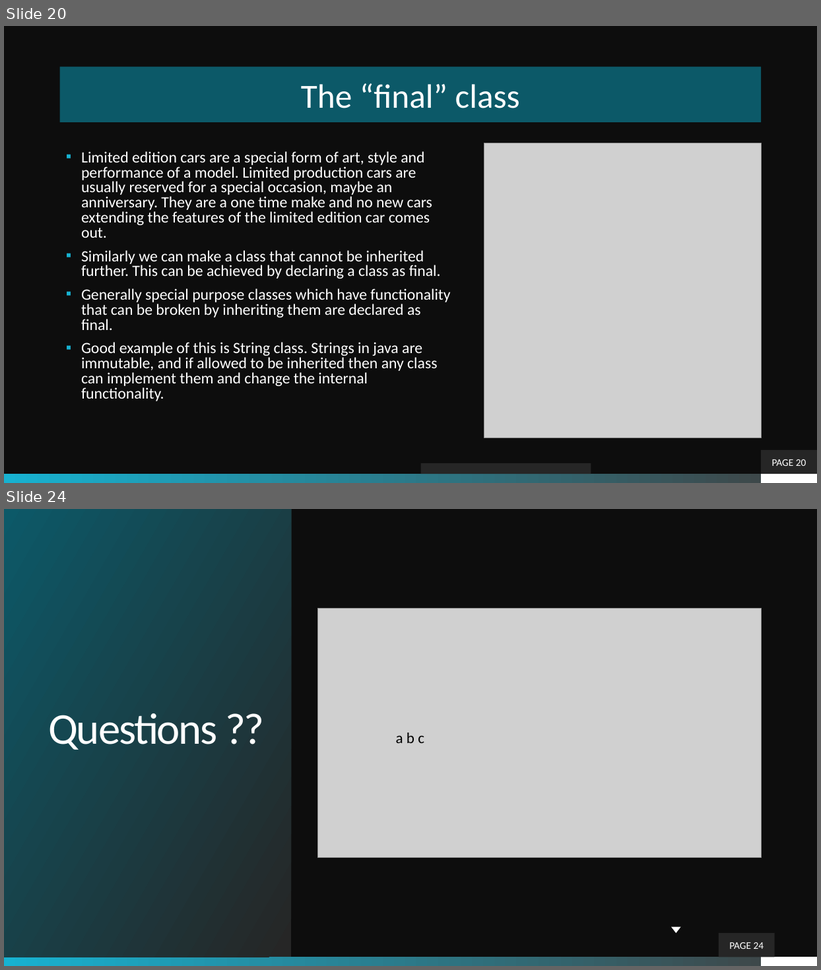
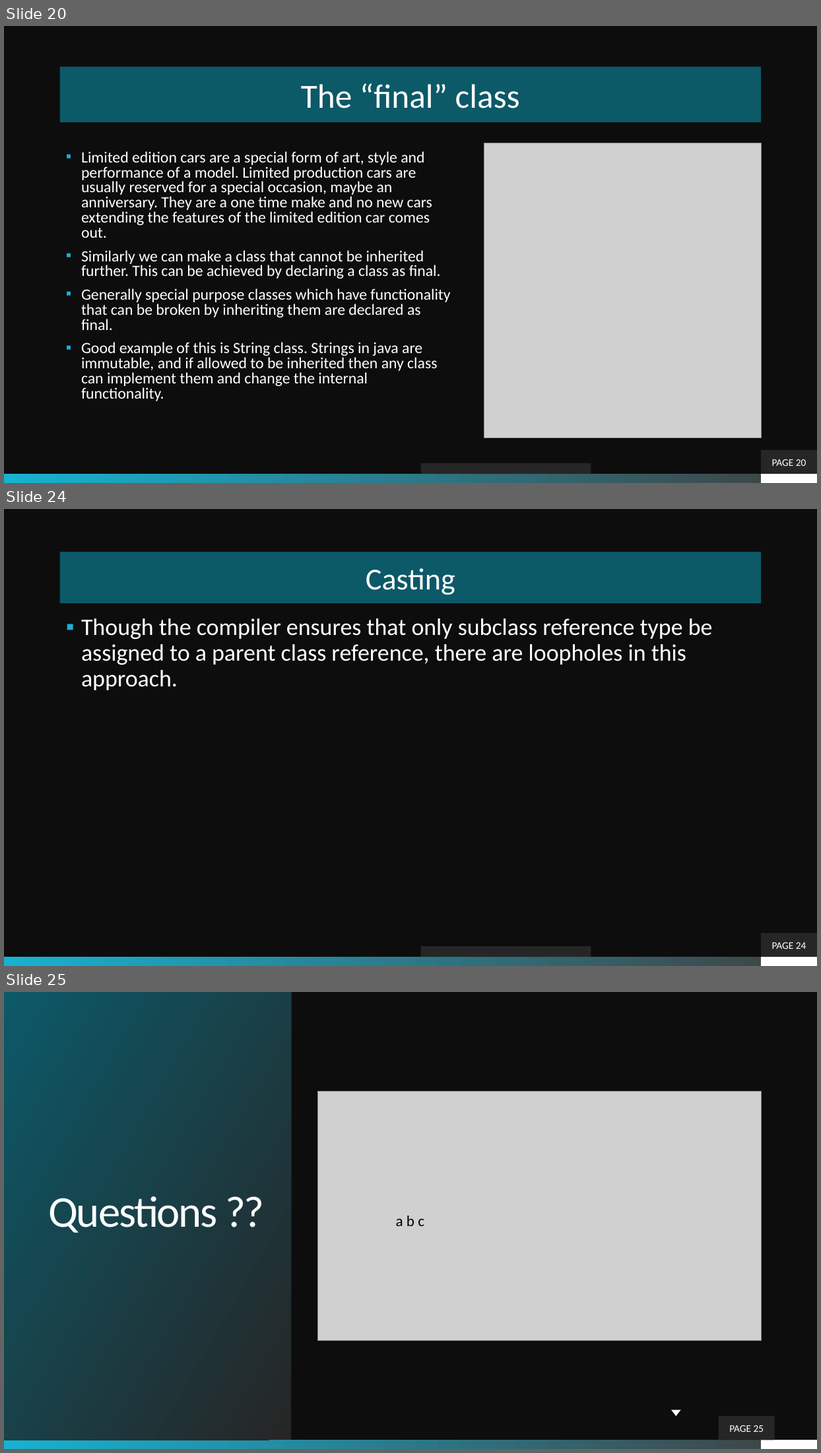
Before and after one commit to theLeonidas/Courses, a slide deck: courseMaterial/Inheritance/Inheritance.pptx. Shown one above the other, each under a label of ours: slides 20 and 24 before the commit, slides 20, 24 and 25 after it; the slides between them are not shown. The pictures are 821x970 and 821x1453 pixels, drawn with LibreOffice and Linux fonts; fonts in the diff are those of the drawing; grey boxes stand for pictures; background and template pictures are left out. Boxes give left, top, right and bottom in pixels: in the first picture for what was removed or moved away, otherwise in the second. Text is boxed around its words. In the diff, an @@ line names an element or a change of style, - is before the commit and + after.

```diff
--- a/courseMaterial/Inheritance/Inheritance.pptx
+++ b/courseMaterial/Inheritance/Inheritance.pptx
@@ slide 24 added at [4,509,817,966], background picture (left out); not listed: 2 template elements that a slide beside it also shows @@
@@ title added at [60,552,762,603], fill #0C5968, 36 pt, text #FFFFFF @@
+Casting
@@ text added at [81,619,713,691], 28 pt, text #FFFFFF @@
+▪ Though the compiler ensures that only subclass reference type be assigned to a parent class reference, there are loopholes in this approach.
@@ page number added at [762,933,817,957], fill #262626, 12 pt, text #FFFFFF @@
+PAGE 24
@@ rectangle added at [420,947,591,957], fill #262626 @@
@@ what was slide 24 is now slide 25 @@
@@ page number at [729,1426,764,1432]: text changed @@
-PAGE 24
+PAGE 25
```
Also in this commit, not shown: 2 slides changed, 1 other slide added, 1 slide removed, 16 other files.
